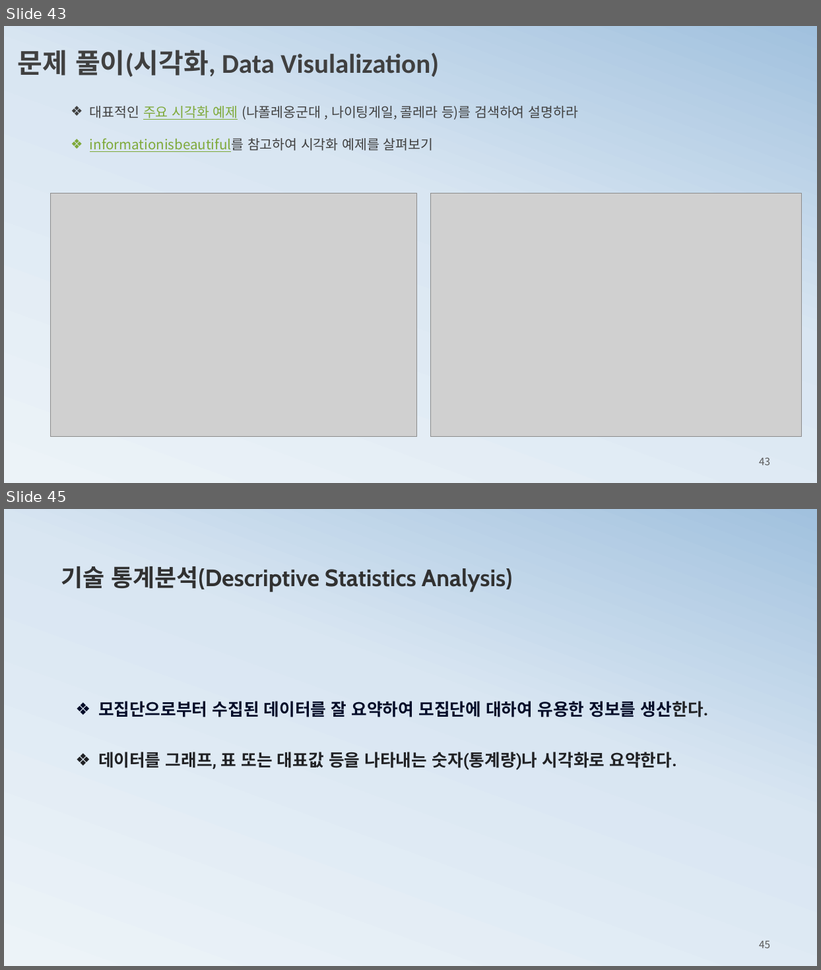
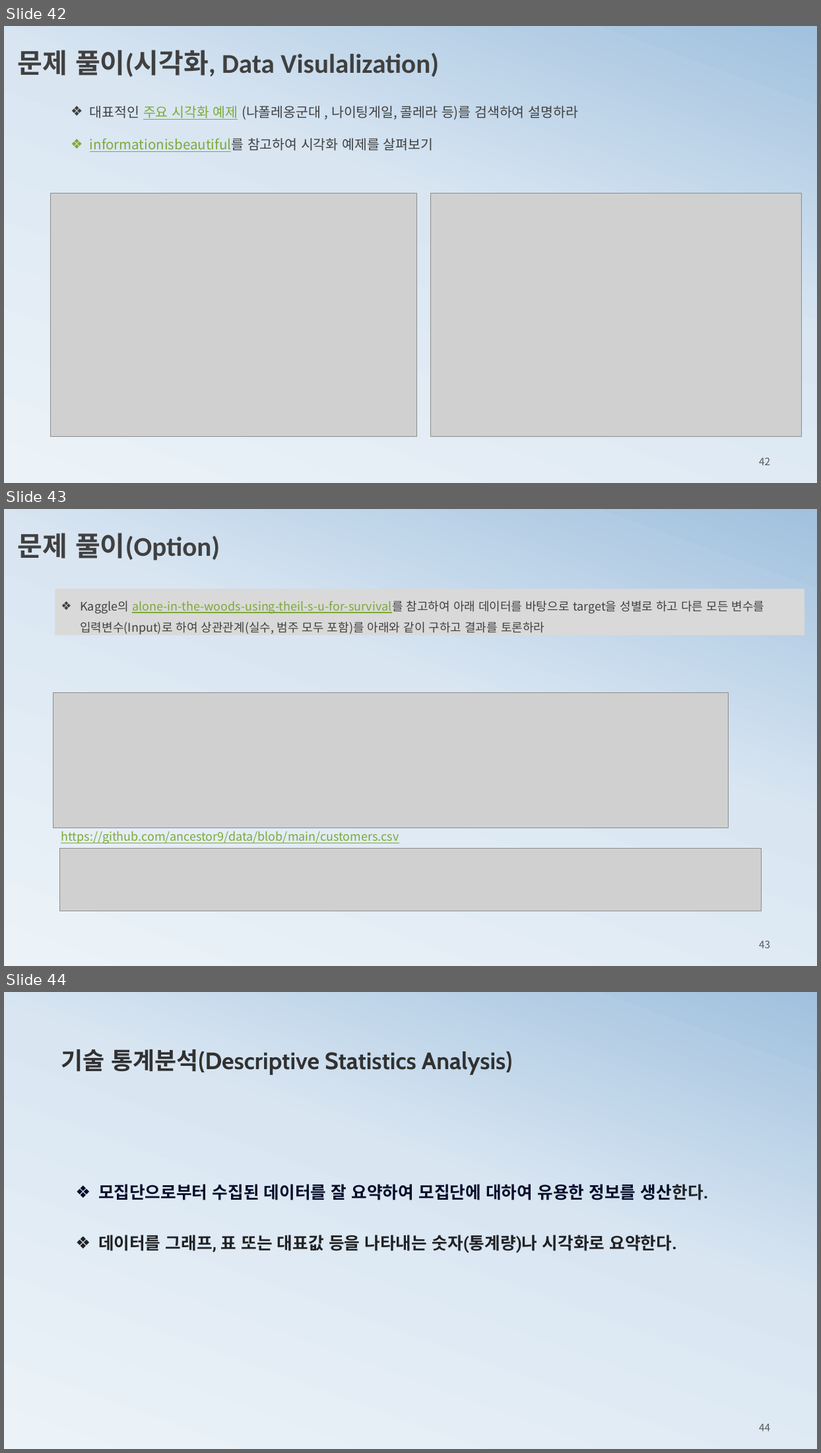
Before and after one commit to ancestor9/mathematics-for-machine-learning, a slide deck: 1_statistics for machine learning.pptx. Shown one above the other, each under a label of ours: slides 43 and 45 before the commit, slides 42, 43 and 44 after it; the slides between them are not shown. The pictures are 821x970 and 821x1453 pixels, drawn with LibreOffice and Linux fonts; fonts in the diff are those of the drawing; grey boxes stand for pictures. Boxes give left, top, right and bottom in pixels: in the first picture for what was removed or moved away, otherwise in the second. Text is boxed around its words. In the diff, an @@ line names an element or a change of style, - is before the commit and + after.

```diff
--- a/1_statistics for machine learning.pptx
+++ b/1_statistics for machine learning.pptx
@@ slide 43 added at (x1=4, y1=509, x2=817, y2=966), background gradient #ECF3F8 to #D9E6F2 to #A1C1DE @@
@@ text added at (x1=18, y1=533, x2=220, y2=560), 32 pt, text #404040, bold @@
+문제 풀이(Option)
@@ rectangle added at (x1=55, y1=589, x2=805, y2=635), fill #D9D9D9, 14 pt, text #404040 @@
+❖ Kaggle의 alone-in-the-woods-using-theil-s-u-for-survival를 참고하여 아래 데이터를 바탕으로 target을 성별로 하고 다른 모든 변수를 입력변수(Input)로 하여 상관관계(실수, 범주 모두 포함)를 아래와 같이 구하고 결과를 토론하라
@@ picture added at (x1=54, y1=693, x2=728, y2=828) @@
@@ text added at (x1=61, y1=831, x2=399, y2=844), 14 pt, text #7EA939, underline @@
+https://github.com/ancestor9/data/blob/main/customers.csv
@@ picture added at (x1=59, y1=848, x2=762, y2=911) @@
@@ page number added at (x1=759, y1=941, x2=770, y2=949), 12 pt, text #595959 @@
+43
@@ what was slide 43 is now slide 42 @@
@@ page number at (x1=759, y1=458, x2=770, y2=466): text changed @@
-43
+42
@@ what was slide 45 is now slide 44 @@
@@ page number at (x1=759, y1=1424, x2=770, y2=1432): text changed @@
-45
+44
```
Also in this commit, not shown: 2 slides removed, 1 other file.
